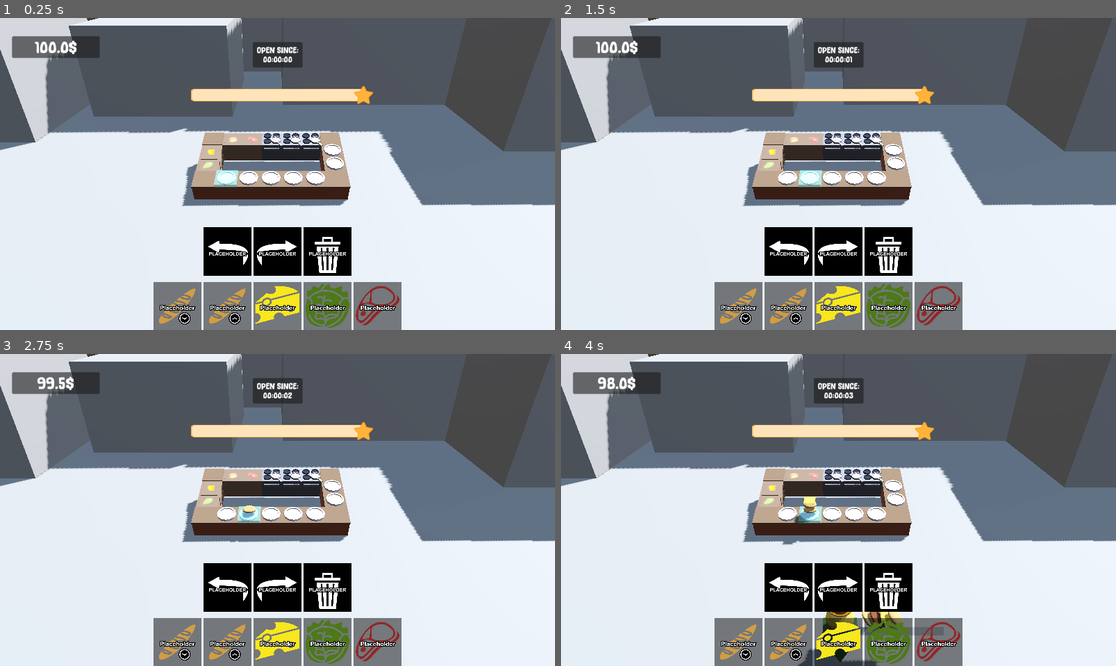
Above: before the commit, frames 1-4 (two rows, left to right).
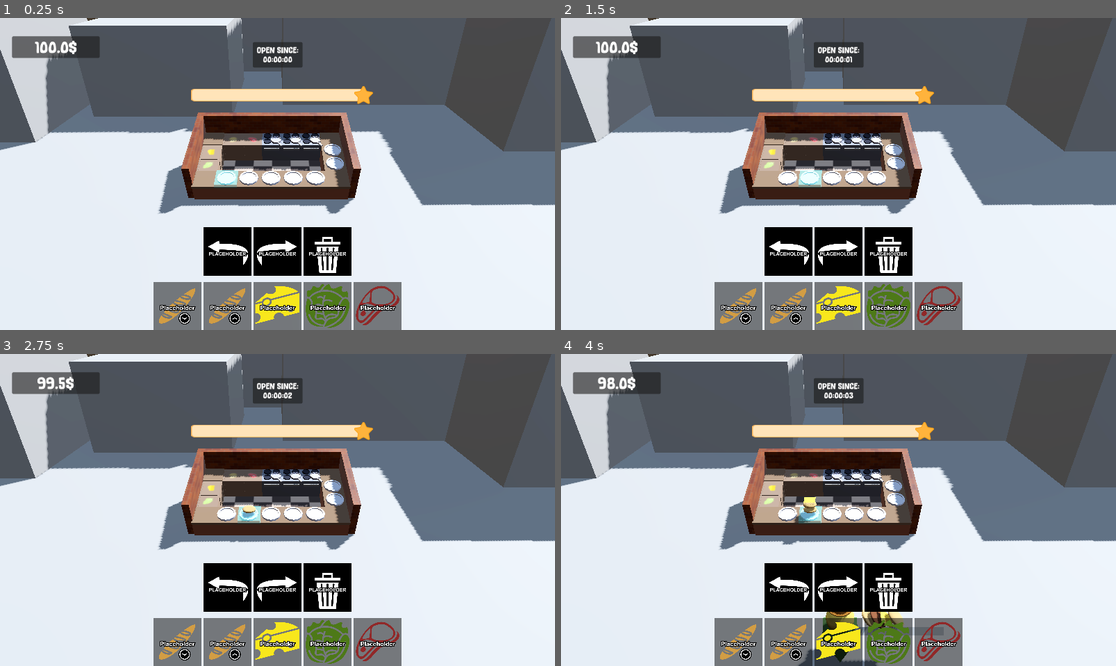
Above: after the commit, the same moments.

Repository: thewasmans/2026-game-jam-burger-truck
Game: Godot game, scene res://scenes/main.tscn
The game is run twice, just before and just after one commit, with the same random seed, the same clock (stepped at 60 frames per second) and the same inputs.
Inputs (mouse positions are in pixels of both pictures, inside the frame that each line leads up to):
- Up to frame 1 (0.25 s): no input
- Up to frame 2 (1.5 s): click (788, 252) at 0.5 s; click (838, 252) at 1.25 s
- Up to frame 3 (2.75 s): click (177, 641) at 2.02 s
- Up to frame 4 (4 s): click (788, 641) at 2.77 s; click (838, 641) at 3.52 s

The runs differ from the first frame. In frame 1, 4.7% of the frame differs, in the area x 28-66%, y 30-63%; in frame 2, 4.7%; in frame 3, 4.7%; in frame 4, 4.6%.

Commit message:
imported more assets (tree, table, walls/floor), added walls/floor to kitchen prefab, created table prefab

Diff:
--- a/contents/prefabs/kitchen/kitchen.tscn
+++ b/contents/prefabs/kitchen/kitchen.tscn
@@ -2,6 +2,7 @@
 
 [ext_resource type="PackedScene" uid="uid://p88ke4grqydx" path="res://contents/prefabs/kitchen/counter.tscn" id="1_3r5eq"]
 [ext_resource type="Script" uid="uid://c48dl325ub3ad" path="res://scripts/snack_truck.gd" id="1_frebv"]
+[ext_resource type="PackedScene" uid="uid://b0kvbgro1phhp" path="res://contents/prefabs/kitchen/Walls.gltf" id="2_lgyoh"]
 [ext_resource type="PackedScene" uid="uid://c48a266u7g4sb" path="res://contents/prefabs/kitchen/ingredient_crate_meat.tscn" id="3_870tw"]
 [ext_resource type="PackedScene" uid="uid://btn56u0cjwte3" path="res://contents/prefabs/kitchen/stove.tscn" id="3_wsxgx"]
 [ext_resource type="PackedScene" uid="uid://b8lhp5o3d801f" path="res://contents/prefabs/kitchen/ingredient_crate_bun.tscn" id="4_lgyoh"]
@@ -89,6 +90,9 @@
 [node name="Kitchen" type="StaticBody3D" unique_id=328235971]
 script = ExtResource("1_frebv")
 
+[node name="Walls2" parent="." unique_id=56575144 instance=ExtResource("2_lgyoh")]
+transform = Transform3D(1, 0, 0, 0, 0.9747612, -0.2232501, 0, 0.2232501, 0.9747612, -1.393954, 0.42271733, -1.4915354)
+
 [node name="CollisionShape3D" type="CollisionShape3D" parent="." unique_id=2015096152]
 shape = SubResource("BoxShape3D_frebv")
 
--- /dev/null
+++ b/contents/prefabs/kitchen/table.tscn
@@ -0,0 +1,5 @@
+[gd_scene format=3 uid="uid://b8brhg5t7mx4k"]
+
+[ext_resource type="PackedScene" uid="uid://bnyjcgu6t4xw7" path="res://contents/3d/kitchen/table.gltf" id="1_whlev"]
+
+[node name="table" unique_id=1112525421 instance=ExtResource("1_whlev")]
Binary file added: contents/3d/decor/tree/tree.bin
Not shown, added: contents/3d/decor/tree/tree.gltf
Not shown, added: contents/3d/decor/tree/tree.gltf.import
Binary file added: contents/3d/kitchen/Walls.bin
Binary file added: contents/3d/kitchen/table.bin
Not shown, added: contents/3d/kitchen/table.gltf
Not shown, added: contents/3d/kitchen/table.gltf.import
Binary file added: contents/prefabs/kitchen/Floor_baked.png
Not shown, added: contents/prefabs/kitchen/Floor_baked.png.import
Binary file added: contents/prefabs/kitchen/Walls.bin
Not shown, added: contents/prefabs/kitchen/Walls.gltf
Not shown, added: contents/prefabs/kitchen/Walls.gltf.import
(and 2 more such lines)
